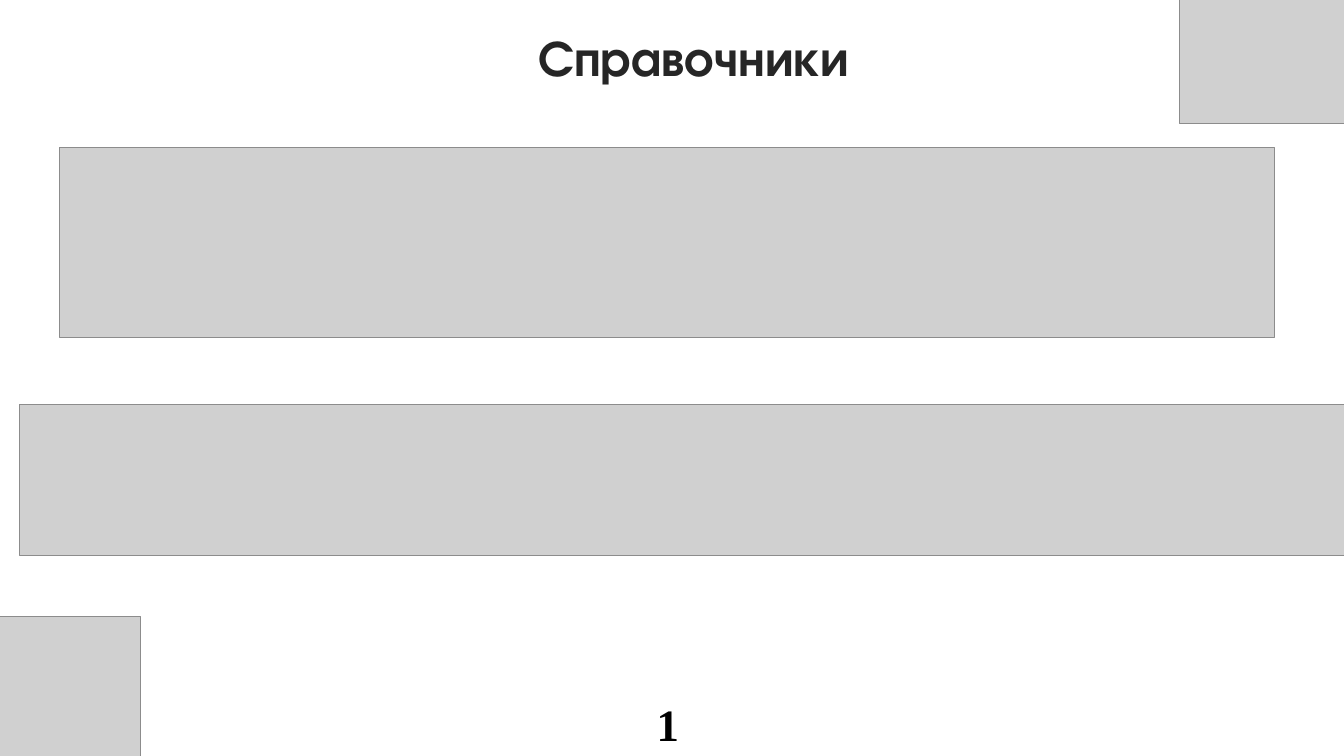
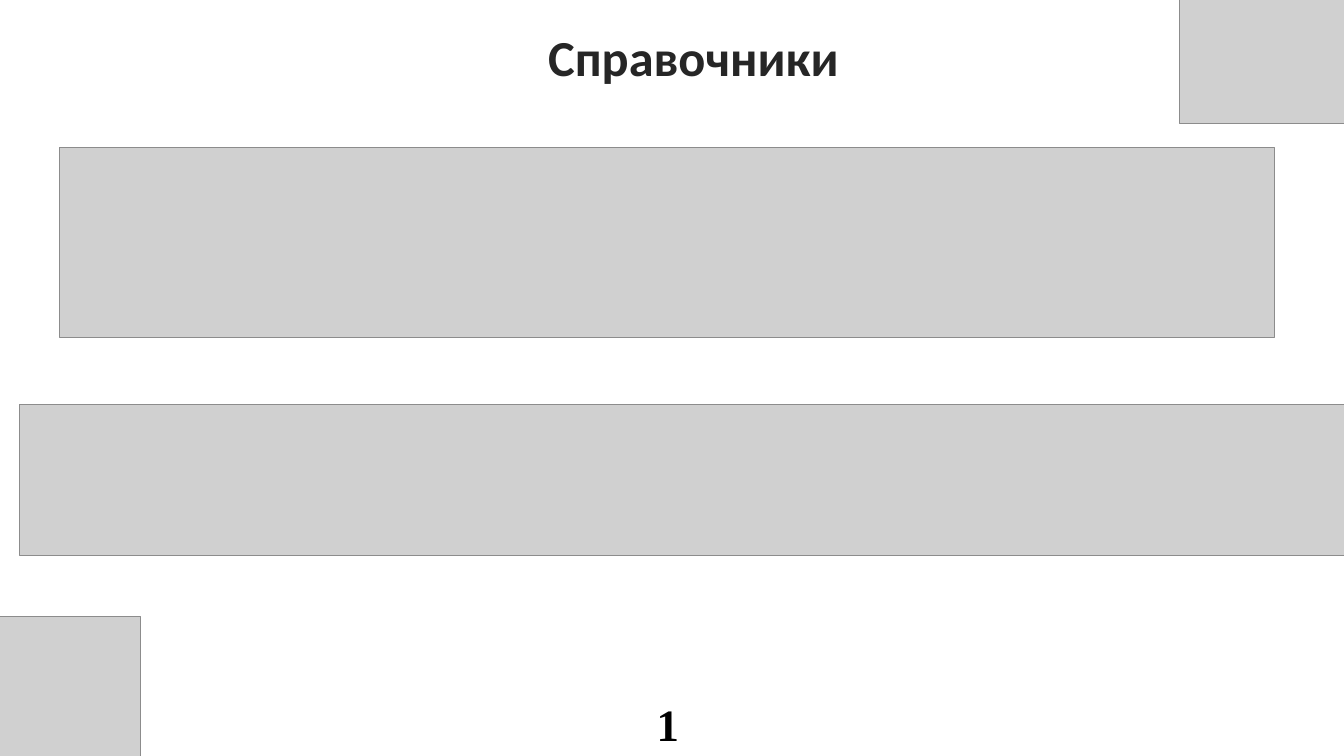
Before and after one commit to lilvolcanointhenighttime/diplom, a slide deck: slide 10 of Презентацияя.pptx. Drawn at 1344x756 pixels with LibreOffice and Linux fonts; fonts in the diff are those of the drawing; grey boxes stand for pictures. Boxes give left, top, right and bottom in pixels: in the first picture for what was removed or moved away, otherwise in the second. Text is boxed around its words. In the diff, an @@ line names an element or a change of style, - is before the commit and + after.

```diff
--- a/Презентацияя.pptx
+++ b/Презентацияя.pptx
@@ title "Справочники" at box(548, 43, 838, 84): font TeX Gyre Adventor to Calibri @@
```
Also in this commit, not shown: 15 other slides changed, 2 slides added, 2 slides removed, 1 other file.
